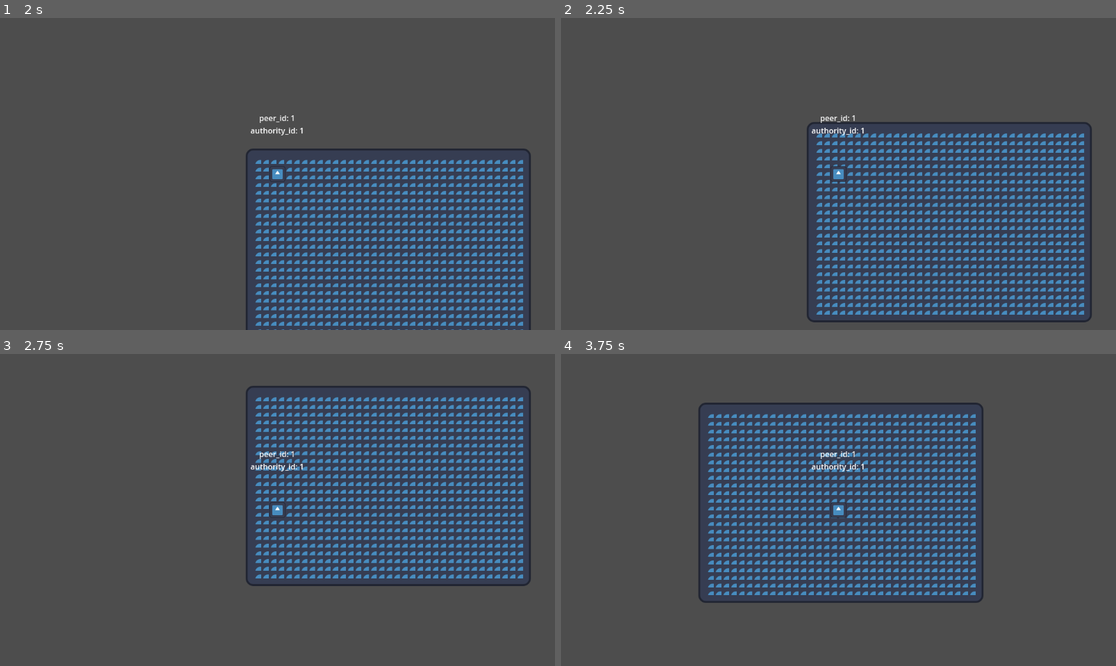
Above: before the commit, frames 1-4 (two rows, left to right).
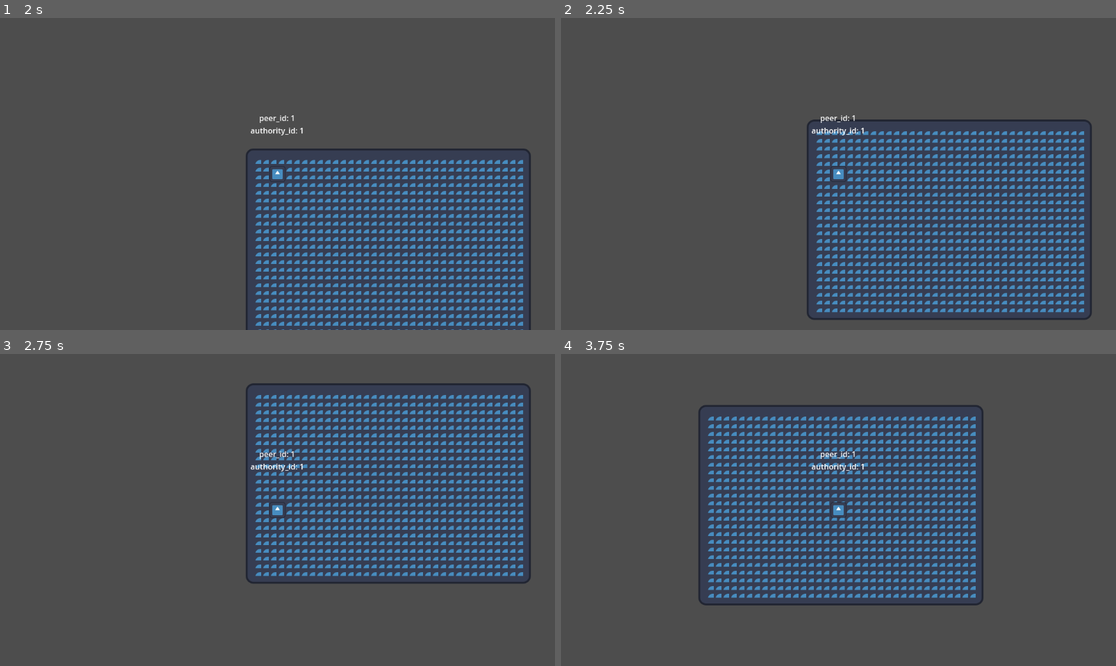
Above: after the commit, the same moments.

Repository: graydoubt/422-mp-regression
Game: Godot game, scene res://main.tscn
Two runs of this game, one before a commit and one after it. Both use one fixed random seed, a clock stepped at 60 frames per second and the inputs below. Before the commit the project has no main scene; this scene is started directly in both runs. The engine's default icon, where the game draws it, is replaced by a stand-in: a white triangle on a blue panel in a dark square.
Inputs:
- Up to frame 1 (2 s): tap Enter at 0.5 s; hold D (move_right) 0.53-1.25 s; click "Host" at 1.25 s
- Up to frame 2 (2.25 s): tap Space at 2 s; hold S (move_down) from 2.03 s (still down)
- Up to frame 3 (2.75 s): keep holding S (move_down)
- Up to frame 4 (3.75 s): release S (move_down) at 2.78 s; hold D (move_right) 2.78-3.53 s; hold W (move_up) from 3.53 s (still down)

Frame 1 is identical in both runs. In frame 2, 15% of the frame differs, in the area x 44-96%, y 32-98%; in frame 3, 15%; in frame 4, 15%, in the area x 24-77%, y 15-81%.

Commit message:
refactor: shave with occam's razor

Diff:
--- a/character.gd
+++ b/character.gd
@@ -1,22 +1,6 @@
 class_name DemoMPCharacter extends CharacterBody2D
 
 ## Demo character with limited network visibility
-##
-## This character demonstrates how to use multiple synchronizers and offers
-## two different modes of operation:[br]
-## [br]
-## - [b]Untrusted client[/b]: The [member input] synchronizer sends input
-## to the host, where the [method _process] and [method _physics_process] together
-## move the character. This can result in delayed movement for the client
-## player.[br]
-## - [b]Trusted client[/b]: The movement is handled on the client,
-## and the [member motion] synchronizer sends the character location to
-## the host (and other clients). The client player movement will be instant
-## and lag free, but it is possible for them to cheat by modifying the
-## code on the client and move faster or teleport the charater to any location.[br]
-## [br]
-## Whether the client is trusted is determined by the [member authority_id].
-
 
 
 @export var DEBUG: bool = false
@@ -28,10 +12,6 @@
 ## This is how [member peer_id] and [member authority_id] are set for all clients.
 @export var sync: MultiplayerSynchronizer
 
-## Handles player movement input.
-## Authority of the [member input] synchronizer is generally set to the [member peer_id]
-## of the client.
-@export var input: MultiplayerSynchronizer
 
 ## Syncs the character position.
 ## The direction of the sync depends on the [member authority_id].
@@ -77,32 +57,23 @@
 ## Uses the direction from the [member input] and moves the character.
 func _physics_process(_delta: float) -> void:
 	if motion.is_multiplayer_authority():
-		velocity = input.direction * movement_speed
+		var direction = Input.get_vector("move_left", "move_right", "move_up", "move_down")
+		velocity = direction * movement_speed
 		move_and_slide()
 		motion.target_position = global_position
 
 
 ## When [member peer_id] or [member authority_id] are modified, the
-## [member sync] synchronizer ensures the values make it to all clients.
-## This method is then invoked from the property setters to ensure
-## the [member input] and [member motion] synchronizers are updated
-## accordingly.
+## [member sync] synchronizer ensures the values make it to all clients to invoke this setter
 func _update_synchronizer_settings() -> void:
 	if DEBUG: print("%s::_update_synchronizer_settings() with peer_id: %s and authority_id: %s" % [self, peer_id, authority_id])
 
-	if peer_id:
-		input.set_multiplayer_authority(peer_id)
-		if multiplayer.is_server():
-			sync.set_visibility_for(peer_id, true)
+	if peer_id and multiplayer.is_server():
+		# main sync always visible to client
+		sync.set_visibility_for(peer_id, true)
 
 	if authority_id:
 		motion.set_multiplayer_authority(authority_id)
-
-	## only have the client send input if authority stays with the server
-	if peer_id > 1 and authority_id == 1:
-		input.set_visibility_for(1, true)
-	else:
-		input.set_visibility_for(1, false)
 
 	if label:
 		label.text = "peer_id: %d\nauthority_id: %d" % [peer_id, authority_id]
--- a/character.tscn
+++ b/character.tscn
@@ -1,24 +1,13 @@
-[gd_scene load_steps=14 format=3 uid="uid://bfhiunvq06gfr"]
+[gd_scene load_steps=12 format=3 uid="uid://bfhiunvq06gfr"]
 
 [ext_resource type="Texture2D" uid="uid://bogbo2fv2iq0m" path="res://icon.svg" id="1_hfgpa"]
 [ext_resource type="Script" path="res://character.gd" id="1_ipfiy"]
 [ext_resource type="PackedScene" uid="uid://skduupgsjol5" path="res://sync.tscn" id="2_t51iy"]
 [ext_resource type="PackedScene" uid="uid://baqdmodjcnlxl" path="res://motion.tscn" id="3_bi12j"]
-[ext_resource type="PackedScene" uid="uid://bngq00qt12bov" path="res://input.tscn" id="4_d4uut"]
 [ext_resource type="PackedScene" uid="uid://bc2fiwnsgya4s" path="res://client_scope.tscn" id="5_2dg3v"]
 [ext_resource type="PackedScene" uid="uid://dwm6e3gxpm5mt" path="res://scoped_object.tscn" id="7_op5oj"]
 
 [sub_resource type="CircleShape2D" id="CircleShape2D_llbqq"]
-
-[sub_resource type="SceneReplicationConfig" id="SceneReplicationConfig_lbmqc"]
-properties/0/path = NodePath(".:direction")
-properties/0/spawn = true
-properties/0/replication_mode = 2
-
-[sub_resource type="SceneReplicationConfig" id="SceneReplicationConfig_bityu"]
-properties/0/path = NodePath(".:target_position")
-properties/0/spawn = true
-properties/0/replication_mode = 2
 
 [sub_resource type="SceneReplicationConfig" id="SceneReplicationConfig_7wmav"]
 properties/0/path = NodePath(".:peer_id")
@@ -28,18 +17,22 @@
 properties/1/spawn = true
 properties/1/replication_mode = 2
 
+[sub_resource type="SceneReplicationConfig" id="SceneReplicationConfig_bityu"]
+properties/0/path = NodePath(".:target_position")
+properties/0/spawn = true
+properties/0/replication_mode = 2
+
 [sub_resource type="CircleShape2D" id="CircleShape2D_e4oc5"]
 radius = 256.0
 
 [sub_resource type="CircleShape2D" id="CircleShape2D_vjsj5"]
 radius = 16.0
 
-[node name="Character" type="CharacterBody2D" node_paths=PackedStringArray("sync", "input", "motion", "scope", "label", "sprite")]
-collision_mask = 0
+[node name="Character" type="CharacterBody2D" node_paths=PackedStringArray("sync", "motion", "scope", "label", "sprite")]
+collision_layer = 0
 script = ExtResource("1_ipfiy")
 DEBUG = true
 sync = NodePath("Sync")
-input = NodePath("Input")
 motion = NodePath("Motion")
 scope = NodePath("NetworkClientScope2D")
 label = NodePath("Label")
@@ -52,18 +45,13 @@
 scale = Vector2(0.25, 0.25)
 texture = ExtResource("1_hfgpa")
 
-[node name="Input" parent="." instance=ExtResource("4_d4uut")]
-root_path = NodePath(".")
-replication_config = SubResource("SceneReplicationConfig_lbmqc")
-public_visibility = false
+[node name="Sync" parent="." instance=ExtResource("2_t51iy")]
+replication_config = SubResource("SceneReplicationConfig_7wmav")
 
 [node name="Motion" parent="." node_paths=PackedStringArray("sync") instance=ExtResource("3_bi12j")]
 replication_config = SubResource("SceneReplicationConfig_bityu")
 DEBUG = true
 sync = NodePath("../Sync")
-
-[node name="Sync" parent="." instance=ExtResource("2_t51iy")]
-replication_config = SubResource("SceneReplicationConfig_7wmav")
 
 [node name="NetworkClientScope2D" parent="." instance=ExtResource("5_2dg3v")]
 collision_layer = 0
--- a/client_scope.gd
+++ b/client_scope.gd
@@ -11,6 +11,7 @@
 
 
 ## Scope logic only runs server-side
+## and waits for the owner scene to be ready before monitoring starts
 func _ready():
 	if not multiplayer.is_server():
 		return
@@ -27,7 +28,7 @@
 
 ## Called when the [member peer_id] is set, which may be after
 ## [method _on_area_entered] already triggered.
-## So we're re-forcing it to run again with the [member peer_id] now set.
+## So forcing it to run again.
 func _apply_scope():
 	if not multiplayer.is_server():
 		return
--- a/input.gd
+++ /dev/null
@@ -1,11 +0,0 @@
-extends MultiplayerSynchronizer
-
-## Syncs the direction from client to server
-
-var direction: Vector2
-
-
-func _process(_delta: float) -> void:
-	if not is_multiplayer_authority():
-		return
-	direction = Input.get_vector("move_left", "move_right", "move_up", "move_down")
--- a/input.tscn
+++ /dev/null
@@ -1,6 +0,0 @@
-[gd_scene load_steps=2 format=3 uid="uid://bngq00qt12bov"]
-
-[ext_resource type="Script" path="res://input.gd" id="1_fw4es"]
-
-[node name="Input" type="MultiplayerSynchronizer"]
-script = ExtResource("1_fw4es")
--- a/main.gd
+++ b/main.gd
@@ -46,7 +46,6 @@
 	main_menu.hide()
 	tilemap.show()
 
-
 #endregion
 
 #region Network
--- a/main.tscn
+++ b/main.tscn
@@ -31,4 +31,3 @@
 text = "Join"
 
 [node name="TileMap" parent="." instance=ExtResource("2_h4of2")]
-trust_clients = false
--- a/motion.gd
+++ b/motion.gd
@@ -1,11 +1,7 @@
 extends MultiplayerSynchronizer
 
 ## This synchronizer is solely responsible for sending the character movement
-## to the server (or the client).
-##
-## The direction depends on the [member DemoMPCharacter.authority_id],
-## which is set according to the TileMap's trust_client setting when
-## a character is spawned.
+## to the server.
 
 
 @export var DEBUG: bool = false
@@ -13,8 +9,7 @@
 ## The position is used by the [DemoMPCharacter] to move the character.
 @export var target_position: Vector2
 
-## We follow the main synchronizer, so we can match its visibility changes
-## for any peers
+## Follow the main synchronizer to match its visibility changes for any peers
 @export var sync: MultiplayerSynchronizer
 
 ## Only relevant for debugging to see when the [member target_position] changes
@@ -35,7 +30,9 @@
 
 func _on_sync_visibility_changed(peer_id: int) -> void:
 	var is_visible: bool = sync.get_visibility_for(peer_id)
-	if DEBUG: print("%s::_on_sync_visibility_changed(%s) (is_visible %s on peer: %s)" % [get_parent(), peer_id, is_visible, multiplayer.get_unique_id()])
+	if DEBUG: print("%s::_on_sync_visibility_changed(%s) (is_visible %s on peer: %s)" % [
+		get_parent(), peer_id, is_visible, multiplayer.get_unique_id()
+	])
 	set_visibility_for(peer_id, is_visible)
 
 
--- a/project.godot
+++ b/project.godot
@@ -11,6 +11,7 @@
 [application]
 
 config/name="422-mp-regression"
+run/main_scene="res://main.tscn"
 config/features=PackedStringArray("4.2", "Forward Plus")
 config/icon="res://icon.svg"
 
--- a/scoped_object.gd
+++ b/scoped_object.gd
@@ -2,22 +2,8 @@
 
 ## A scoped object is made visible to a network peer, if its
 ## [GGNetworkClientScope2D] overlaps with it.
-##
-## Scoped objects are scenes that are intended to be visible to a
-## client over the network.
-## The heavy lifting is done by Godot Engine's [MultiplayerSpawner] and
-## [MultiplayerSynchronizer].[br]
-## [br]
-## The [member object_strategy] determines what happens when a network object
-## is "within scope" of a client.
-## Often it just means that a [MultiplayerSpawner]'s visibility for that client
-## is toggled, as is the case with the [GGNetworkObjectSyncStrategy].
-
 
 @export var synchronizer: MultiplayerSynchronizer
-
-## If enabled, objects will be invisible for the local/host player
-@export var hide_objects_for_local_player: bool = true
 
 
 func _ready():
@@ -31,13 +17,8 @@
 func enter_scope(scope: GGNetworkClientScope2D):
 	if scope.peer_id > 1:
 		synchronizer.set_visibility_for(scope.peer_id, true)
-	elif hide_objects_for_local_player:
-		owner.visible = true
 
 
 func exit_scope(scope: GGNetworkClientScope2D):
 	if scope.peer_id > 1:
 		synchronizer.set_visibility_for(scope.peer_id, false)
-	elif hide_objects_for_local_player:
-		if owner:
-			owner.visible = false
--- a/tile_map.gd
+++ b/tile_map.gd
@@ -5,11 +5,6 @@
 @export var character_scene: PackedScene = preload("res://character.tscn")
 
 @export var player_spawn_points: Node2D
-
-## If enabled, the [member DemoMPCharacter.authority_id] will be set to the client's peer_id, so
-## the client can move the character locally.
-## If disabled, the server uses the clients' input synchronizer to apply movement server-side.
-@export var trust_clients: bool = true
 
 ## KV pairs: peer_id => character_node
 var player_characters: Dictionary = {}
@@ -21,14 +16,12 @@
 
 	player_characters[peer_id] = character
 	character.peer_id = peer_id
-	character.authority_id = peer_id if trust_clients else 1
+	character.authority_id = peer_id
 
-	#character.global_position = _select_player_spawn_location()
 	if peer_id == 1:
 		character.global_position = _select_player_spawn_location(0)
 	else:
 		character.global_position = _select_player_spawn_location(1)
-		character.visible = false
 
 		character.make_camera_current.rpc_id(peer_id)
 		character.set_start_position.rpc_id(peer_id, character.global_position)
Not shown, changed: README.md
